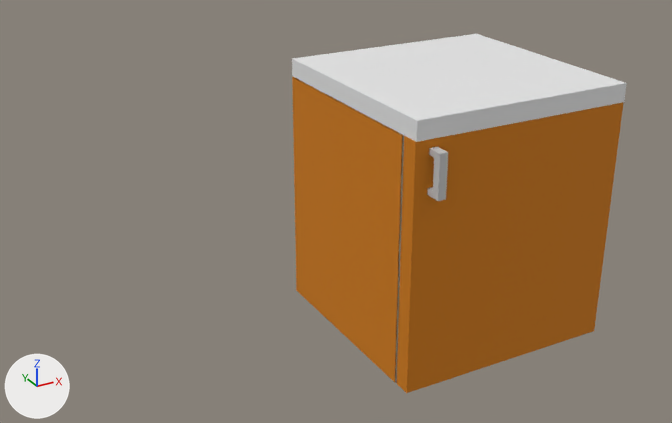
Two versions of the OBJ model 3DModels/contributions/contributions/mobile_cucina_60x60/mobile_cucina_Scene.obj, one commit apart.
One viewpoint serves both versions: a 50 mm camera at (-9.49, -8.23, 2.71) aimed at (-3.06, 3.47, -3.14). Arrows for +X, +Y and +Z are at lower left; the lights stay in place. The picture after the commit comes second. Where no turn or scale is listed for an object, it has been applied to the vertices.

In view in the first picture: 'mobile_cucina_Scene'.
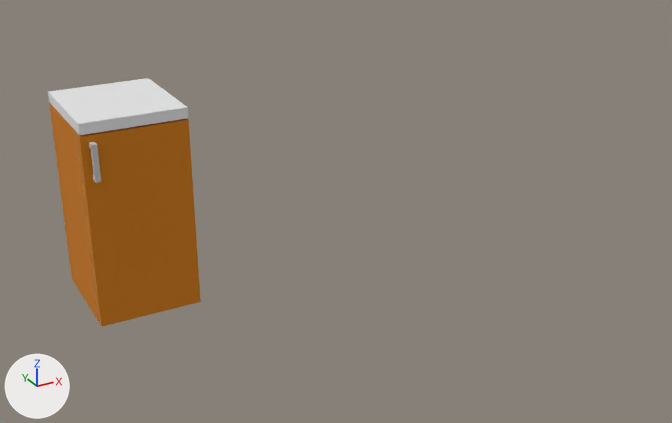
Edits to the bpy script that builds the scene:
```text
Change me_mobile_cucina_scene:
    used by ob_mobile_cucina_scene; location = (0.0, 0.0, 0.0)
    remove me_mobile_cucina_scene.from_pydata(...)  # 60 vertices, 42 faces; spans x -4.87..-2.25, y -1.55..1.23, z -3.0..0.02
    add me_mobile_cucina_scene.from_pydata(...)  # 48 vertices, 42 faces; spans x -5.99..-3.99, y 7.19..9.61, z -6.42..-2.37
    me_mobile_cucina_scene part 1: the loose piece of 24 vertices spanning x -4.71..-4.62, y -1.55..-1.36, z -0.76..-0.28 is scaled about its middle by (1.06, 1.06, 1.46), then moved by (-1.12, 8.75, -2.56)
    me_mobile_cucina_scene part 2: a new loose piece, a box spanning x -5.99..-3.99, y 7.37..7.57, z -6.41..-2.61, in mat_wood_cherry (orange #d27c00)
    me_mobile_cucina_scene part 3: a new loose piece of 16 vertices spanning x -5.99..-3.99, y 7.37..9.61, z -6.42..-2.37
    me_mobile_cucina_scene part 4: the loose piece of 12 vertices spanning x -4.87..-2.25, y -1.38..1.23, z -0.19..0.02 is deleted
    me_mobile_cucina_scene part 5: the loose piece of 12 vertices spanning x -4.87..-2.25, y -1.37..1.23, z -3.0..0.01 is deleted
    me_mobile_cucina_scene part 6: the loose piece of 8 vertices spanning x -4.87..-2.25, y -1.37..-1.17, z -2.99..-0.19 is deleted
    me_mobile_cucina_scene part 7: the loose piece of 4 vertices spanning x -4.86..-2.25, y -1.13, z -2.99..-0.19 is deleted
```

What differs and where, as boxes (x1, y1, x2, y2) in the pictures (672 x 423 px; the box of a moved part takes in the faces that stretch with it):
'mobile_cucina_Scene', reshaped (54% narrower, 31% shorter): before (292, 34, 627, 393); after (48, 78, 201, 326)
part 1 of me_mobile_cucina_scene, moved or reshaped: before (427, 147, 448, 201); after (89, 142, 101, 183)
part 2 of me_mobile_cucina_scene, added (orange): after (77, 119, 201, 326)
part 3 of me_mobile_cucina_scene, added: after (48, 78, 189, 321)
part 4 of me_mobile_cucina_scene, deleted: before (292, 34, 627, 142)
part 5 of me_mobile_cucina_scene, deleted (orange): before (292, 76, 404, 382)
part 6 of me_mobile_cucina_scene, deleted (orange): before (397, 102, 624, 393)
part 7 of me_mobile_cucina_scene, deleted: before (395, 136, 404, 382)
